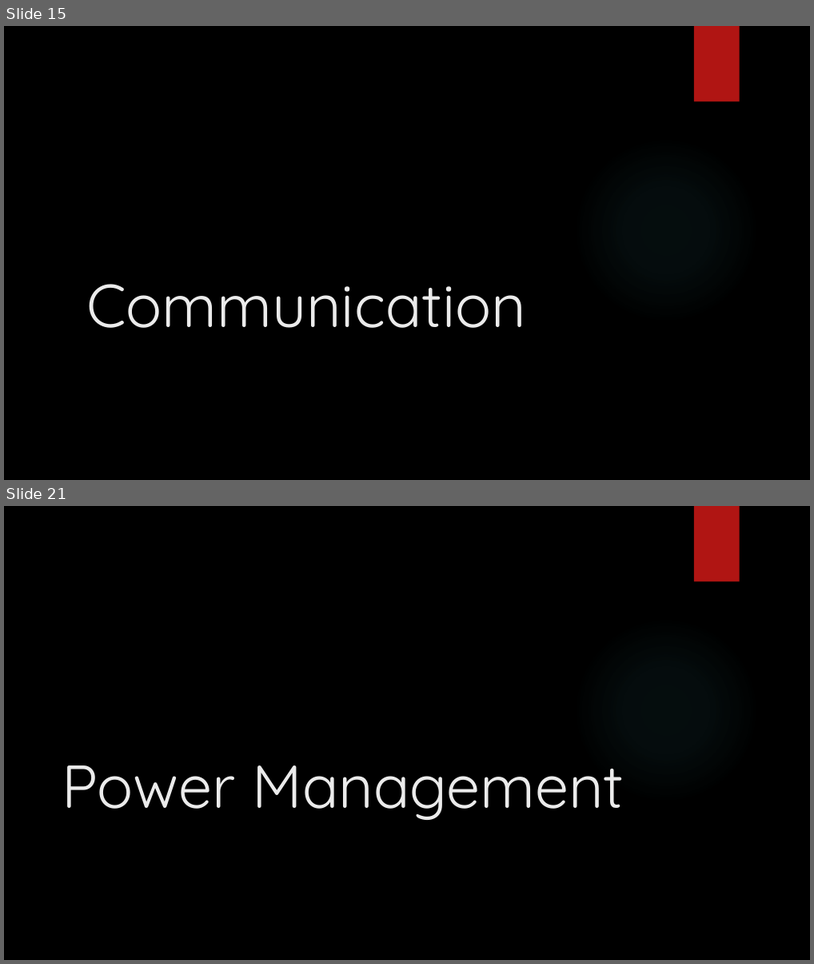
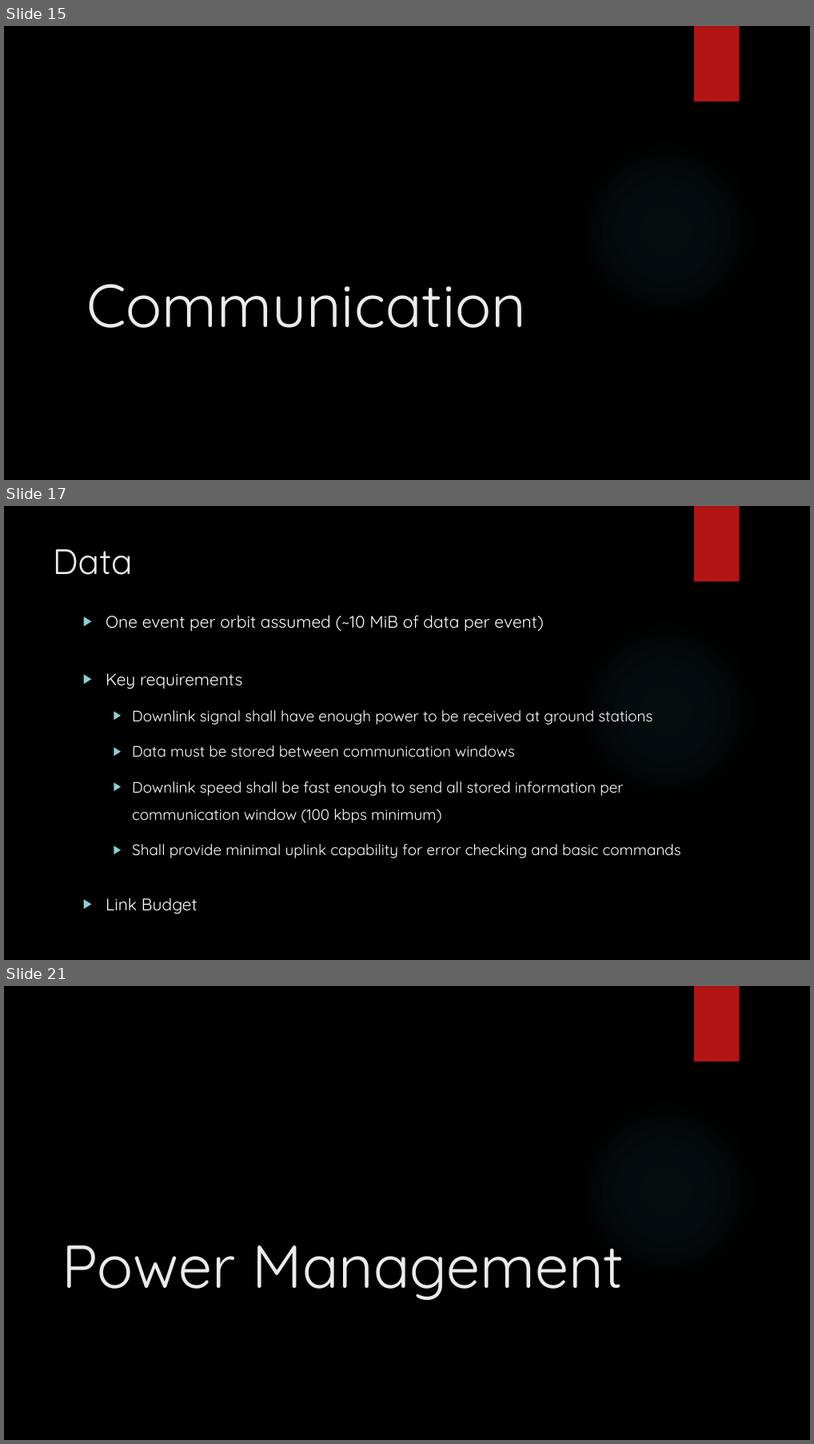
Before and after one commit to HASP-UMN/CubeSat, a slide deck: Presentations/PDR_Presentation.pptx. Shown one above the other, each under a label of ours: slides 15 and 21 before the commit, slides 15, 17 and 21 after it; the slides between them are not shown. The pictures are 814x964 and 814x1444 pixels, drawn with LibreOffice and Linux fonts; fonts in the diff are those of the drawing; background and template pictures are left out. Boxes give left, top, right and bottom in pixels: in the first picture for what was removed or moved away, otherwise in the second. Text is boxed around its words. In the diff, an @@ line names an element or a change of style, - is before the commit and + after.

```diff
--- a/Presentations/PDR_Presentation.pptx
+++ b/Presentations/PDR_Presentation.pptx
@@ slide 17 added at [4, 506, 810, 960], background picture (left out); not listed: 2 template elements that a slide beside it also shows @@
@@ title added at [53, 549, 133, 575], 42 pt, text #EBEBEB @@
+Data
@@ text added at [106, 615, 682, 914], 18 pt, text #FFFFFF @@
+▶ One event per orbit assumed (~10 MiB of data per event)
+▶ Key requirements
+  ▶ Downlink signal shall have enough power to be received at ground stations
+  ▶ Data must be stored between communication windows
+  ▶ Downlink speed shall be fast enough to send all stored information per communication window (100 kbps minimum)
+  ▶ Shall provide minimal uplink capability for error checking and basic commands
+▶ Link Budget
```
Also in this commit, not shown: 4 slides changed, 1 other slide added, 2 slides removed, 1 other file.
